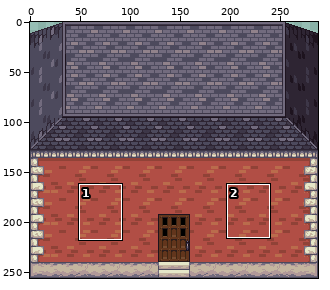
Two versions of one sprite sheet, res/textures/static-entities/house-default.png. The picture above shows the old version from afar; the outline marks the close-up.
Close-up. Old version:
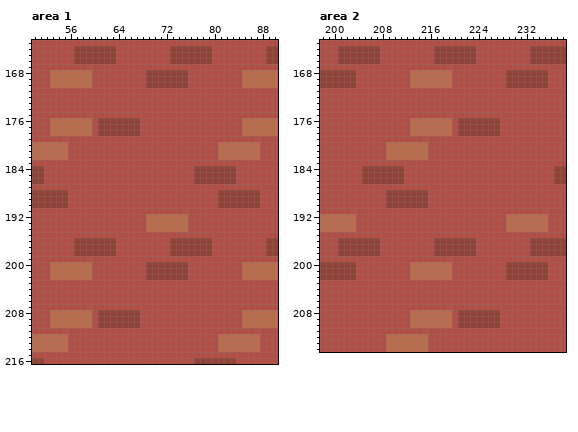
The file is 288x256 pixels. Colours within 5 levels of each other are drawn and written as one. Shown: area 1: x 50..90, y 163..216; area 2: x 198..238, y 163..214.
New version:
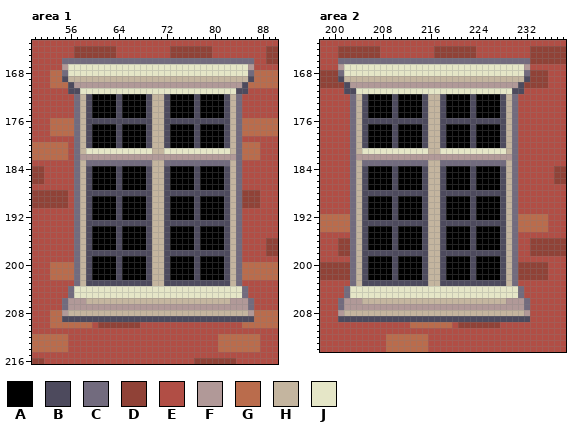
Palette (. is transparent): A #000000  B #4d4a5d  C #726b7e  D #904237  E #b14e45  F #b19998  G #ba6c4c  H #c4b59f  J #e5e6c7
What changed:
Changed rows in their new state; - is an unchanged pixel.
Area 1:
first column x 55:
166 CCCCCCCCCCCCCCCCCCCCCCCCCCCCCCCC
167 FJJJJJJJJJJJJJJJJJJJJJJJJJJJJJJF
168 CJJJJJJJJJJJJJJJJJJJJJJJJJJJJJJC
169 BHHHHHHHHHHHHHHHHHHHHHHHHHHHHHHB
170 -BFFFFFFFFFFFFFFFFFFFFFFFFFFFFB-
171 -BBJJJJJJJJJJJJJJJJJJJJJJJJJJBB-
172 --CHBAAAABAAAABHHBAAAABAAAABHC--
173 --CHBAAAABAAAABHHBAAAABAAAABHC--
174 --CHBAAAABAAAABHHBAAAABAAAABHC--
175 --CHBAAAABAAAABHHBAAAABAAAABHC--
176 --CHBBBBBBBBBBBHHBBBBBBBBBBBHC--
177 --CHBAAAABAAAABHHBAAAABAAAABHC--
178 --CHBAAAABAAAABHHBAAAABAAAABHC--
179 --CHBAAAABAAAABHHBAAAABAAAABHC--
180 --CHBAAAABAAAABHHBAAAABAAAABHC--
181 --CHJJJJJJJJJJJHHJJJJJJJJJJJHC--
182 --CFFFFFFFFFFFFFFFFFFFFFFFFFFC--
183 --CHCCCCCCCCCCCHHCCCCCCCCCCCHC--
184 --CHBAAAABAAAABHHBAAAABAAAABHC--
185 --CHBAAAABAAAABHHBAAAABAAAABHC--
186 --CHBAAAABAAAABHHBAAAABAAAABHC--
187 --CHBAAAABAAAABHHBAAAABAAAABHC--
188 --CHBBBBBBBBBBBHHBBBBBBBBBBBHC--
189 --CHBAAAABAAAABHHBAAAABAAAABHC--
190 --CHBAAAABAAAABHHBAAAABAAAABHC--
191 --CHBAAAABAAAABHHBAAAABAAAABHC--
192 --CHBAAAABAAAABHHBAAAABAAAABHC--
193 --CHBBBBBBBBBBBHHBBBBBBBBBBBHC--
194 --CHBAAAABAAAABHHBAAAABAAAABHC--
195 --CHBAAAABAAAABHHBAAAABAAAABHC--
196 --CHBAAAABAAAABHHBAAAABAAAABHC--
197 --CHBAAAABAAAABHHBAAAABAAAABHC--
198 --CHBBBBBBBBBBBHHBBBBBBBBBBBHC--
199 --CHBAAAABAAAABHHBAAAABAAAABHC--
200 --CHBAAAABAAAABHHBAAAABAAAABHC--
201 --CHBAAAABAAAABHHBAAAABAAAABHC--
202 --CHBAAAABAAAABHHBAAAABAAAABHC--
203 --CHBBBBBBBBBBBHHBBBBBBBBBBBHC--
204 -CJJJJJJJJJJJJJJJJJJJJJJJJJJJJC-
205 -CJJJJJJJJJJJJJJJJJJJJJJJJJJJJC-
206 CFFFHHHHHHHHHHHHHHHHHHHHHHHHFFFC
207 CFFFFFFFFFFFFFFFFFFFFFFFFFFFFFFC
208 FHHHHHHHHHHHHHHHHHHHHHHHHHHHHHHF
209 BBBBBBBBBBBBBBBBBBBBBBBBBBBBBBBB
Area 2:
first column x 201:
166 CCCCCCCCCCCCCCCCCCCCCCCCCCCCCCCC
167 FJJJJJJJJJJJJJJJJJJJJJJJJJJJJJJF
168 CJJJJJJJJJJJJJJJJJJJJJJJJJJJJJJC
169 BHHHHHHHHHHHHHHHHHHHHHHHHHHHHHHB
170 -BFFFFFFFFFFFFFFFFFFFFFFFFFFFFB-
171 -BBJJJJJJJJJJJJJJJJJJJJJJJJJJBB-
172 --CHBAAAABAAAABHHBAAAABAAAABHC--
173 --CHBAAAABAAAABHHBAAAABAAAABHC--
174 --CHBAAAABAAAABHHBAAAABAAAABHC--
175 --CHBAAAABAAAABHHBAAAABAAAABHC--
176 --CHBBBBBBBBBBBHHBBBBBBBBBBBHC--
177 --CHBAAAABAAAABHHBAAAABAAAABHC--
178 --CHBAAAABAAAABHHBAAAABAAAABHC--
179 --CHBAAAABAAAABHHBAAAABAAAABHC--
180 --CHBAAAABAAAABHHBAAAABAAAABHC--
181 --CHJJJJJJJJJJJHHJJJJJJJJJJJHC--
182 --CFFFFFFFFFFFFFFFFFFFFFFFFFFC--
183 --CHCCCCCCCCCCCHHCCCCCCCCCCCHC--
184 --CHBAAAABAAAABHHBAAAABAAAABHC--
185 --CHBAAAABAAAABHHBAAAABAAAABHC--
186 --CHBAAAABAAAABHHBAAAABAAAABHC--
187 --CHBAAAABAAAABHHBAAAABAAAABHC--
188 --CHBBBBBBBBBBBHHBBBBBBBBBBBHC--
189 --CHBAAAABAAAABHHBAAAABAAAABHC--
190 --CHBAAAABAAAABHHBAAAABAAAABHC--
191 --CHBAAAABAAAABHHBAAAABAAAABHC--
192 --CHBAAAABAAAABHHBAAAABAAAABHC--
193 --CHBBBBBBBBBBBHHBBBBBBBBBBBHC--
194 --CHBAAAABAAAABHHBAAAABAAAABHC--
195 --CHBAAAABAAAABHHBAAAABAAAABHC--
196 --CHBAAAABAAAABHHBAAAABAAAABHC--
197 --CHBAAAABAAAABHHBAAAABAAAABHC--
198 --CHBBBBBBBBBBBHHBBBBBBBBBBBHC--
199 --CHBAAAABAAAABHHBAAAABAAAABHC--
200 --CHBAAAABAAAABHHBAAAABAAAABHC--
201 --CHBAAAABAAAABHHBAAAABAAAABHC--
202 --CHBAAAABAAAABHHBAAAABAAAABHC--
203 --CHBBBBBBBBBBBHHBBBBBBBBBBBHC--
204 -CJJJJJJJJJJJJJJJJJJJJJJJJJJJJC-
205 -CJJJJJJJJJJJJJJJJJJJJJJJJJJJJC-
206 CFFFHHHHHHHHHHHHHHHHHHHHHHHHFFFC
207 CFFFFFFFFFFFFFFFFFFFFFFFFFFFFFFC
208 FHHHHHHHHHHHHHHHHHHHHHHHHHHHHHHF
209 BBBBBBBBBBBBBBBBBBBBBBBBBBBBBBBB
Boxes around the changes in both close-ups, in picture pixels (x1, y1, x2, y2):
changed: (62, 58, 254, 322)
changed: (338, 58, 530, 322)
